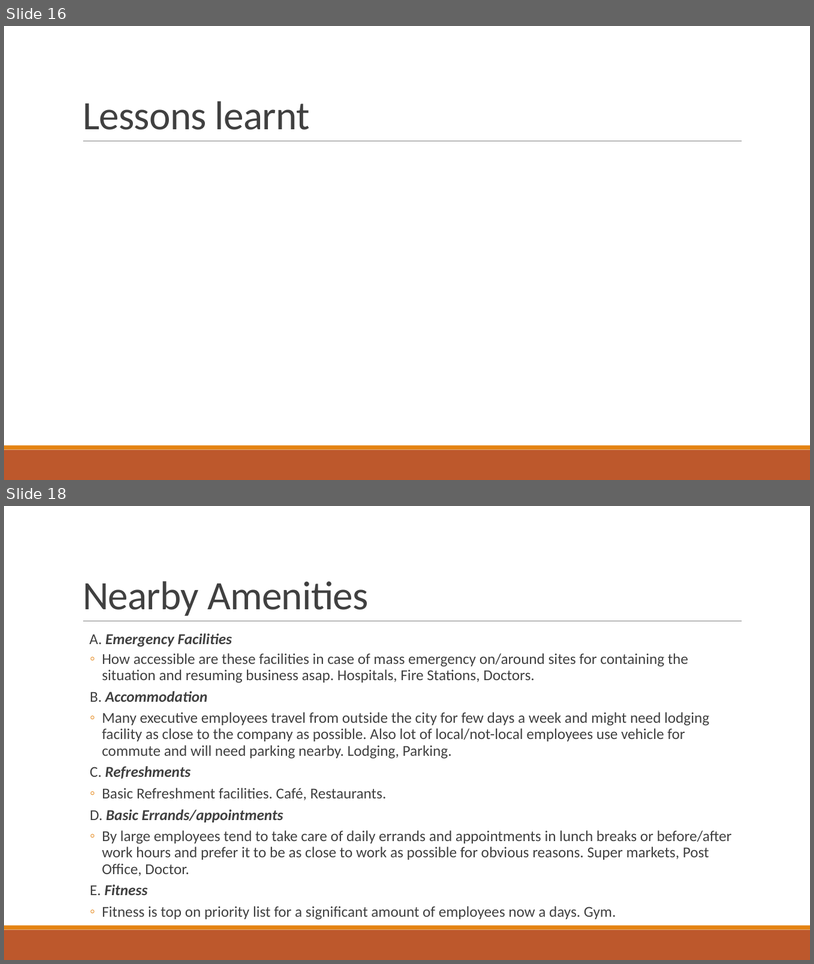
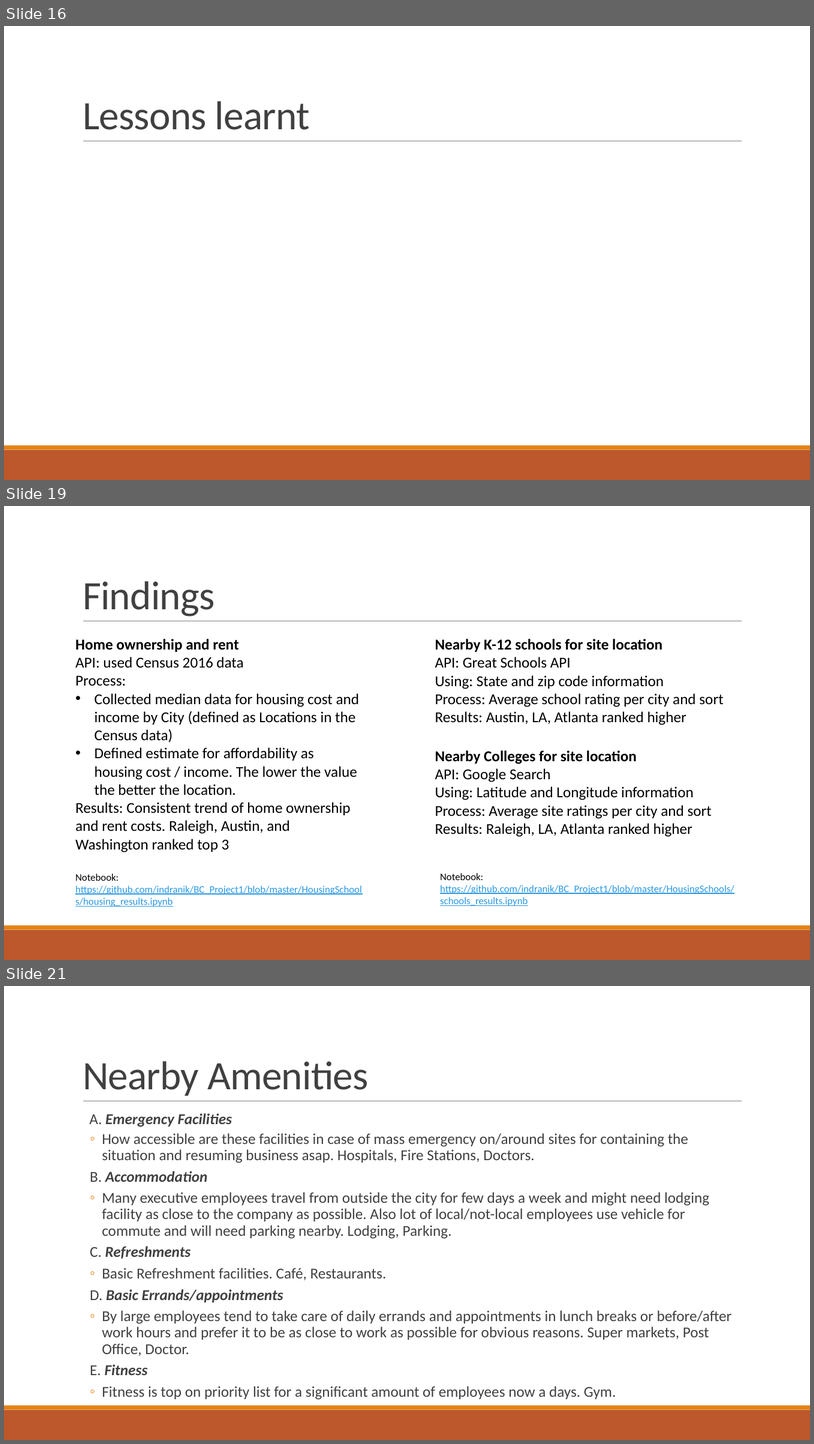
Before and after one commit to indranik/BC_Project1, a slide deck: Project1_Presentation.pptx. Shown one above the other, each under a label of ours: slides 16 and 18 before the commit, slides 16, 19 and 21 after it; the slides between them are not shown. The pictures are 814x964 and 814x1444 pixels, drawn with LibreOffice and Linux fonts; fonts in the diff are those of the drawing. Boxes give left, top, right and bottom in pixels: in the first picture for what was removed or moved away, otherwise in the second. Text is boxed around its words. In the diff, an @@ line names an element or a change of style, - is before the commit and + after.

Commit message:
add housing and schools data

```diff
--- a/Project1_Presentation.pptx
+++ b/Project1_Presentation.pptx
@@ slide 19 added at (4, 506, 810, 960), background #FFFFFF; not listed: 3 template elements that a slide beside it also shows @@
@@ title added at (83, 581, 215, 616), 48 pt, text #404040 @@
+Findings
@@ text added at (75, 639, 362, 906), 18 pt, text #000000 @@
+Home ownership and rent
+API: used Census 2016 data
+Process:
+• Collected median data for housing cost and income by City (defined as Locations in the Census data)
+• Defined estimate for affordability as housing cost / income. The lower the value the better the location.
+Results: Consistent trend of home ownership and rent costs. Raleigh, Austin, and Washington ranked top 3
+Notebook: https://github.com/indranik/BC_Project1/blob/master/HousingSchools/housing_results.ipynb
@@ text added at (435, 639, 723, 725), 18 pt, text #000000 @@
+Nearby K-12 schools for site location
+API: Great Schools API
+Using: State and zip code information
+Process: Average school rating per city and sort
+Results: Austin, LA, Atlanta ranked higher
@@ text added at (435, 750, 712, 837), 18 pt, text #000000 @@
+Nearby Colleges for site location
+API: Google Search
+Using: Latitude and Longitude information
+Process: Average site ratings per city and sort
+Results: Raleigh, LA, Atlanta ranked higher
@@ text added at (440, 873, 735, 906), 12 pt, text #2998E3, underline @@
+Notebook: https://github.com/indranik/BC_Project1/blob/master/HousingSchools/schools_results.ipynb
@@ what was slide 18 is now slide 21 @@
```
Also in this commit, not shown: 3 other slides added, 1 slide removed.
